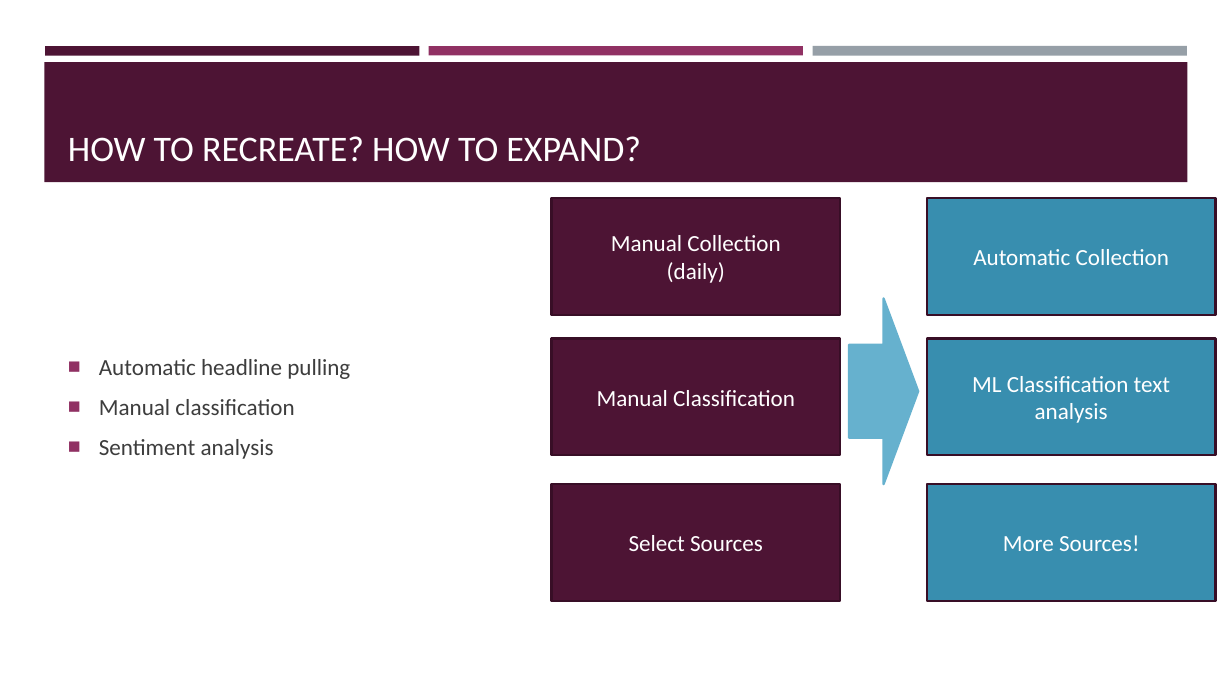
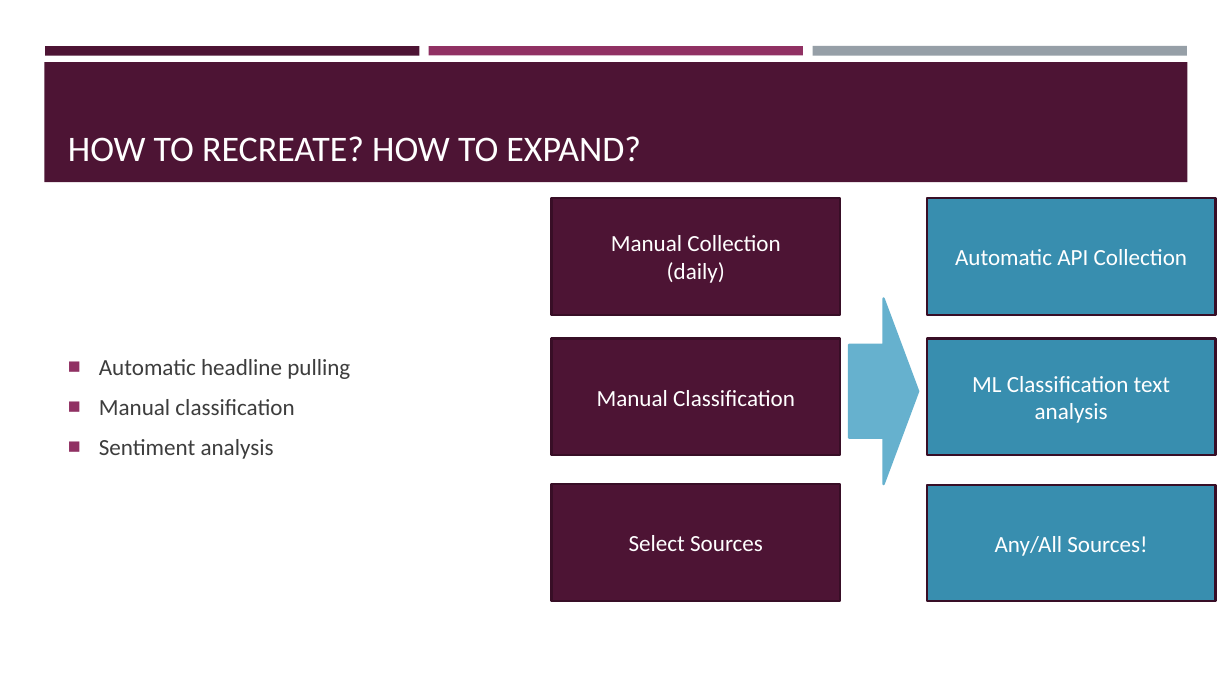
Before and after one commit to MDshuey/Portfolio, a slide deck: slide 3 of Part 1- Media Monitoring/MediaModeling.pptm. Drawn at 1232x693 pixels with LibreOffice and Linux fonts; fonts in the diff are those of the drawing. Boxes give left, top, right and bottom in pixels: in the first picture for what was removed or moved away, otherwise in the second. Text is boxed around its words. In the diff, an @@ line names an element or a change of style, - is before the commit and + after.

```diff
--- a/Part 1- Media Monitoring/MediaModeling.pptm
+++ b/Part 1- Media Monitoring/MediaModeling.pptm
@@ text in rectangle at (x1=955, y1=249, x2=1187, y2=265): text changed @@
-Automatic Collection
+Automatic API Collection
@@ text in rectangle at (x1=995, y1=536, x2=1147, y2=556): text changed @@
-More Sources!
+Any/All Sources!
```
Also in this commit, not shown: 2 other slides changed, 3 slides added, 1 slide removed, 2 other files.
